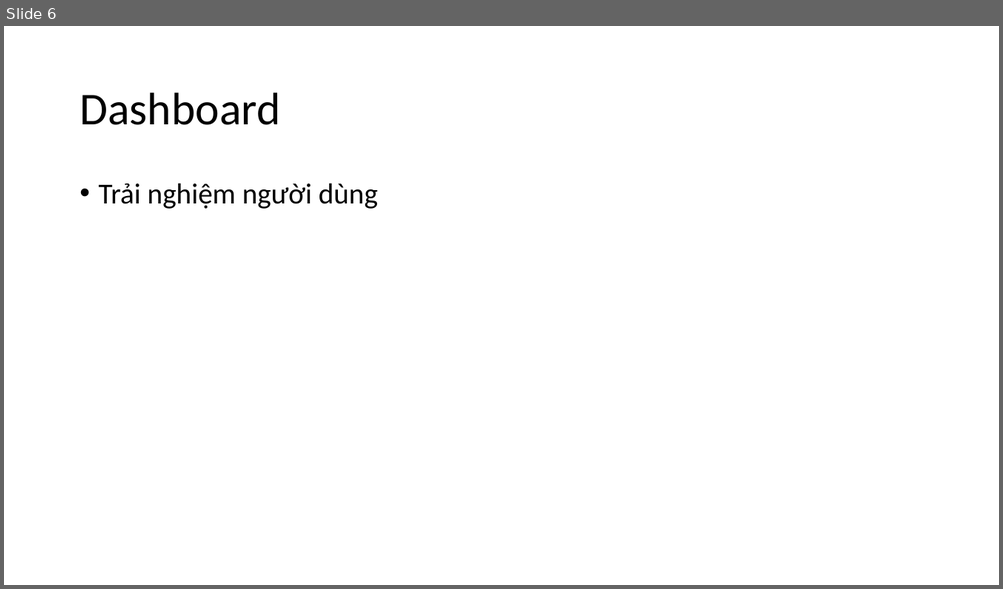
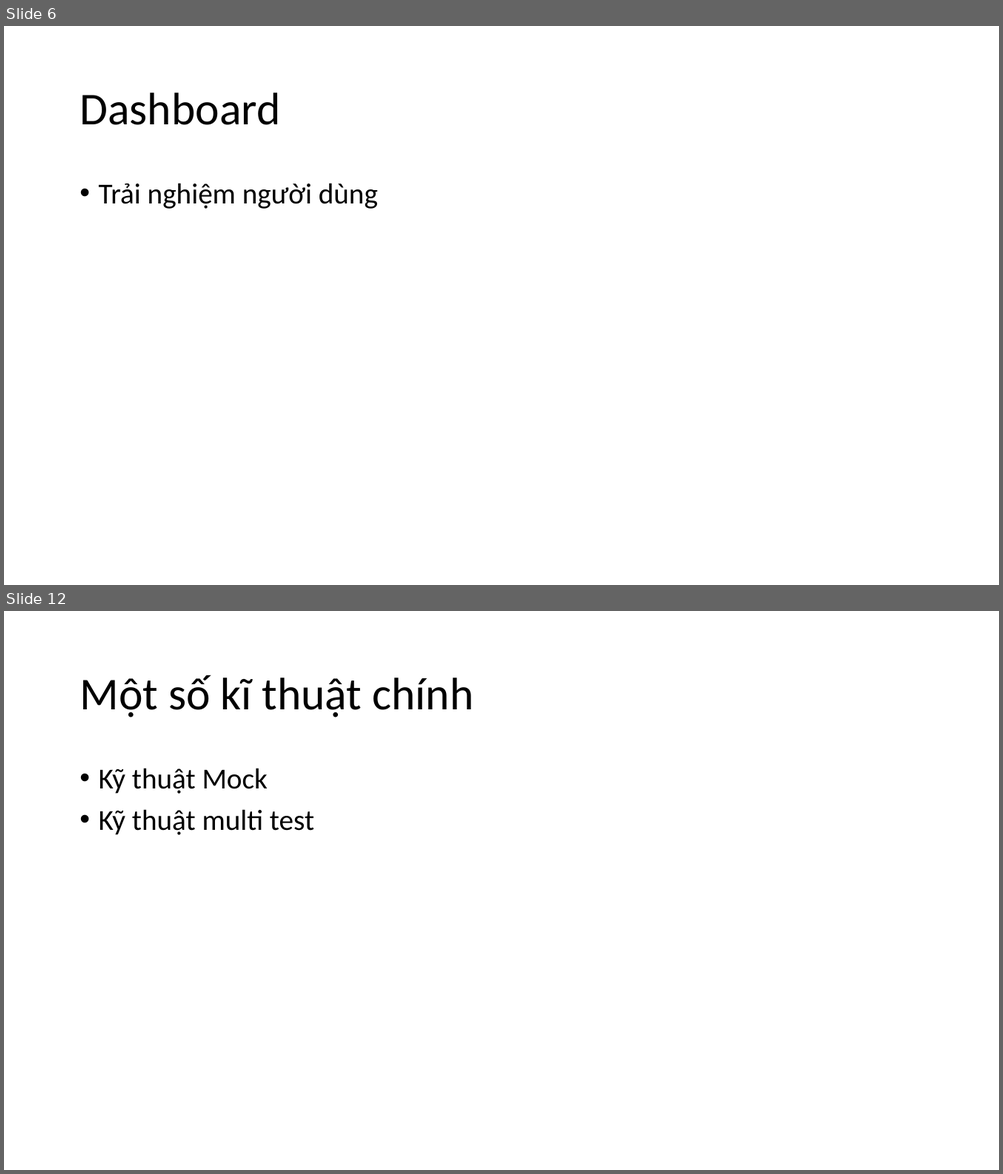
Before and after one commit to nguyenmanhphuc/DoAnA, a slide deck: BÁO CÁO THỰC TẬP.pptx. Shown one above the other, each under a label of ours: slide 6 before the commit, slides 6 and 12 after it; the slides between them are not shown. The pictures are 1003x589 and 1003x1174 pixels, drawn with LibreOffice and Linux fonts; fonts in the diff are those of the drawing. Boxes give left, top, right and bottom in pixels: in the first picture for what was removed or moved away, otherwise in the second. Text is boxed around its words. In the diff, an @@ line names an element or a change of style, - is before the commit and + after.

```diff
--- a/BÁO CÁO THỰC TẬP.pptx
+++ b/BÁO CÁO THỰC TẬP.pptx
@@ slide 12 added at (4,611,999,1170), background #FFFFFF @@
@@ title added at (79,675,473,718), 44 pt, text #000000 @@
+Một số kĩ thuật chính
@@ text added at (99,768,314,835), 28 pt, text #000000 @@
+• Kỹ thuật Mock
+• Kỹ thuật multi test
```
Also in this commit, not shown: 1 slide changed, 5 other slides added.
